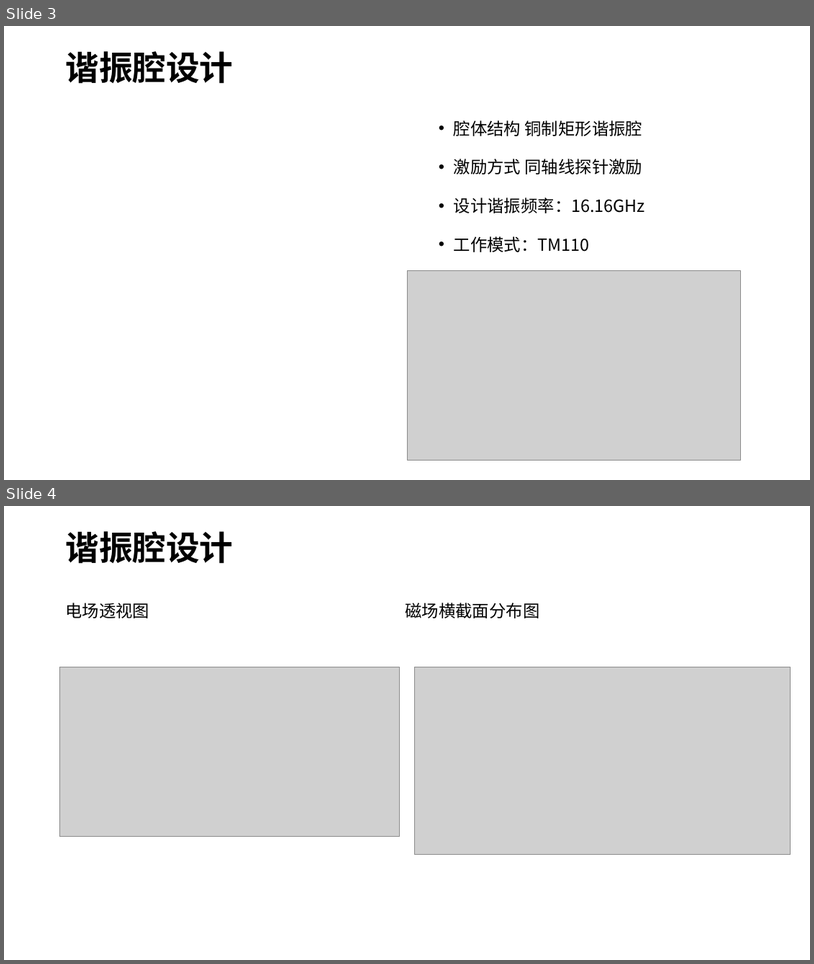
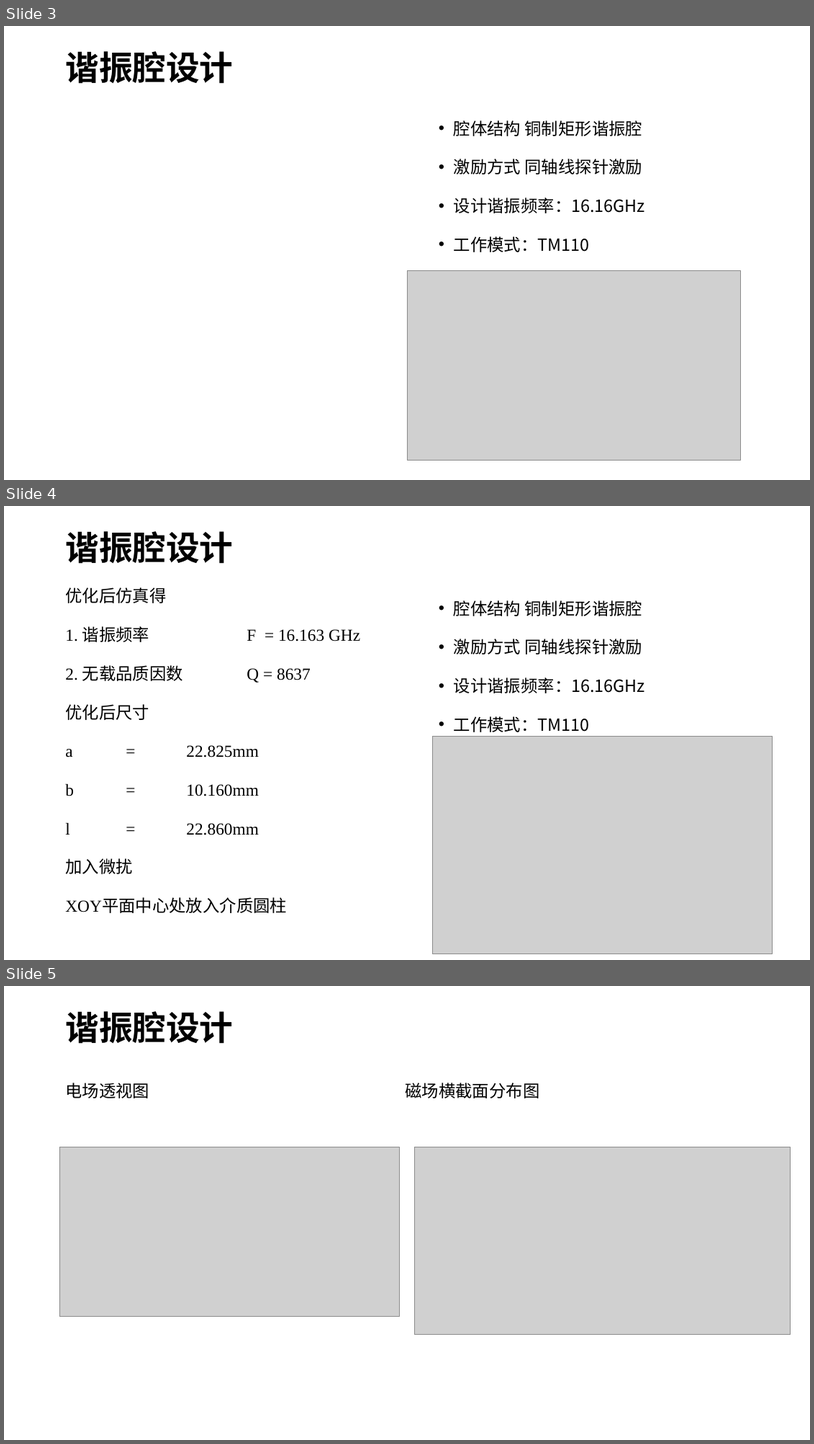
Before and after one commit to ddomax/presentation, a slide deck: 微波谐振腔.pptx. Shown one above the other, each under a label of ours: slides 3 and 4 before the commit, slides 3, 4 and 5 after it. The pictures are 814x964 and 814x1444 pixels, drawn with LibreOffice and Linux fonts; fonts in the diff are those of the drawing; grey boxes stand for pictures. Boxes give left, top, right and bottom in pixels: in the first picture for what was removed or moved away, otherwise in the second. Text is boxed around its words. In the diff, an @@ line names an element or a change of style, - is before the commit and + after.

Commit message:
add content about optimization

```diff
--- a/微波谐振腔.pptx
+++ b/微波谐振腔.pptx
@@ slide 4 added at bbox=[4, 506, 810, 960], background #FFFFFF @@
@@ title added at bbox=[65, 531, 233, 564], 40 pt, text #000000, bold @@
+谐振腔设计
@@ text added at bbox=[65, 587, 360, 913], 20 pt, text #000000 @@
+优化后仿真得
+1. 谐振频率 F = 16.163 GHz
+2. 无载品质因数 Q = 8637
+优化后尺寸
+a = 22.825mm
+b = 10.160mm
+l = 22.860mm
+加入微扰
+XOY平面中心处放入介质圆柱
@@ text added at bbox=[454, 600, 646, 732], 20 pt, text #000000 @@
+• 腔体结构 铜制矩形谐振腔
+• 激励方式 同轴线探针激励
+• 设计谐振频率：16.16GHz
+• 工作模式：TM110
@@ picture added at bbox=[433, 736, 773, 955] @@
@@ what was slide 4 is now slide 5 @@
```
